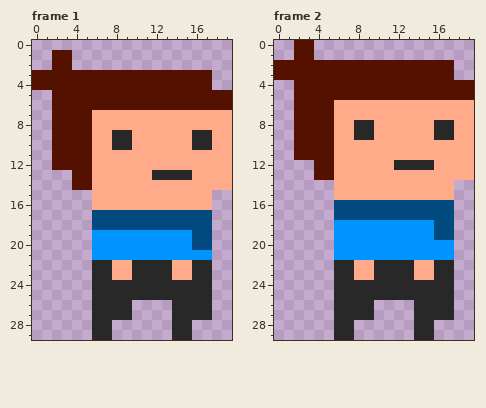
Animated GIF sprite: FlokeszOwnEngine/target/classes/Flokesz/rest/flokesz.gif. That is the earlier state.
The file is 200x300 pixels, drawn in blocks of 10x10; one block is one cell here. Shown: frame 1, frame 2.
And afterwards:
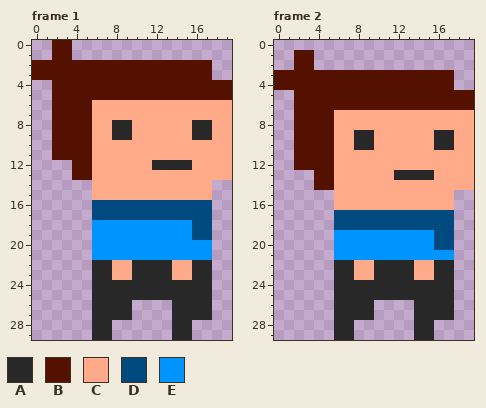
Palette (. is transparent): A #282828  B #551100  C #ffaa88  D #004a7f  E #0094ff
Edits made:
Frame 1:
The edit turns colour C into colour A in row 8 at x 8 to 9 and 16 to 17; in row 12 at x 12 to 15.
There is now colour B in row 0 at x 2 to 3; in row 2 at x 0 to 1 and 4 to 17; in row 4 at x 18 to 19.
The edit turns colour A into colour C in row 10 at x 8 to 9 and 16 to 17; in row 13 at x 12 to 15.
The edit turns colour B into colour C in row 6 at x 6 to 19.
The edit turns colour C into colour D in row 16 at x 6 to 17.
The edit turns colour D into colour E in row 18 at x 6 to 15; in row 20 at x 16 to 17.
Colour B is gone in row 4 at x 0 to 1; in row 12 at x 2 to 3; in row 14 at x 4 to 5.
Colour C is gone in row 14 at x 18 to 19.
Frame 2:
The edit turns colour C into colour A in row 10 at x 8 to 9 and 16 to 17; in row 13 at x 12 to 15.
There is now colour B in row 4 at x 0 to 1; in row 12 at x 2 to 3; in row 14 at x 4 to 5.
The edit turns colour C into colour B in row 6 at x 6 to 19.
There is now colour C in row 14 at x 18 to 19.
The edit turns colour A into colour C in row 8 at x 8 to 9 and 16 to 17; in row 12 at x 12 to 15.
The edit turns colour D into colour C in row 16 at x 6 to 17.
The edit turns colour E into colour D in row 18 at x 6 to 15; in row 20 at x 16 to 17.
Colour B is gone in row 0 at x 2 to 3; in row 2 at x 0 to 1 and 4 to 17; in row 4 at x 18 to 19.
Boxes around the changes in both pictures, in picture pixels (x1, y1, x2, y2):
changed: (32, 40, 232, 250)
changed: (274, 40, 474, 250)
